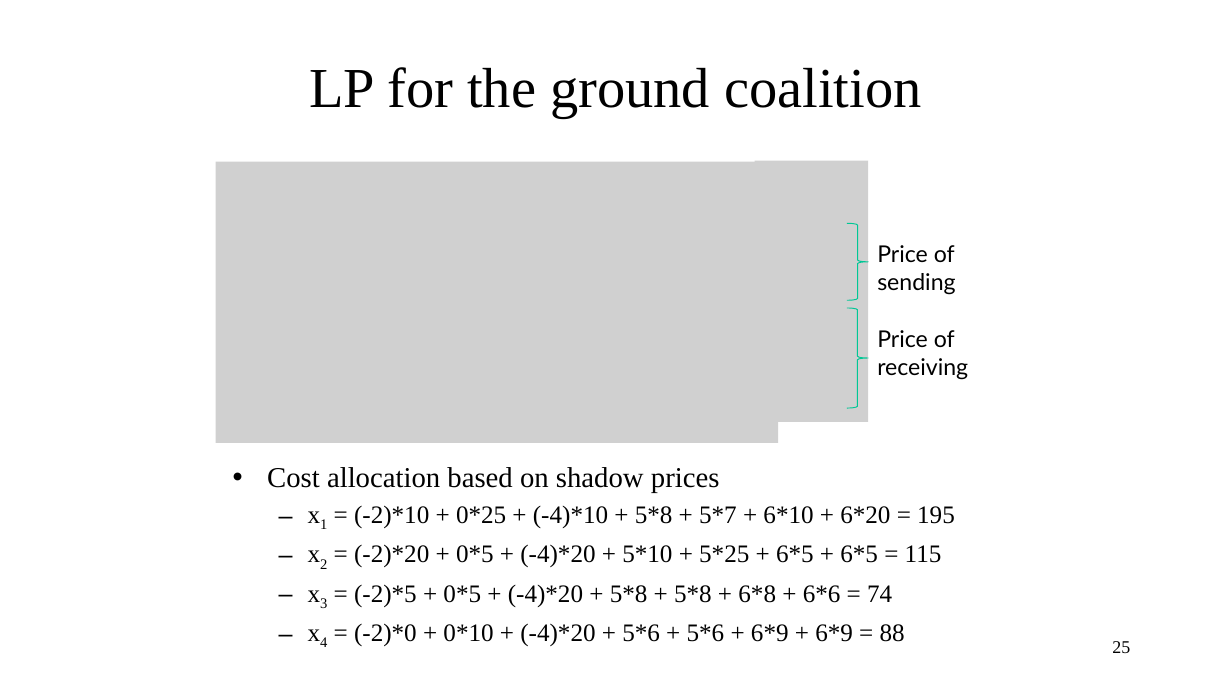
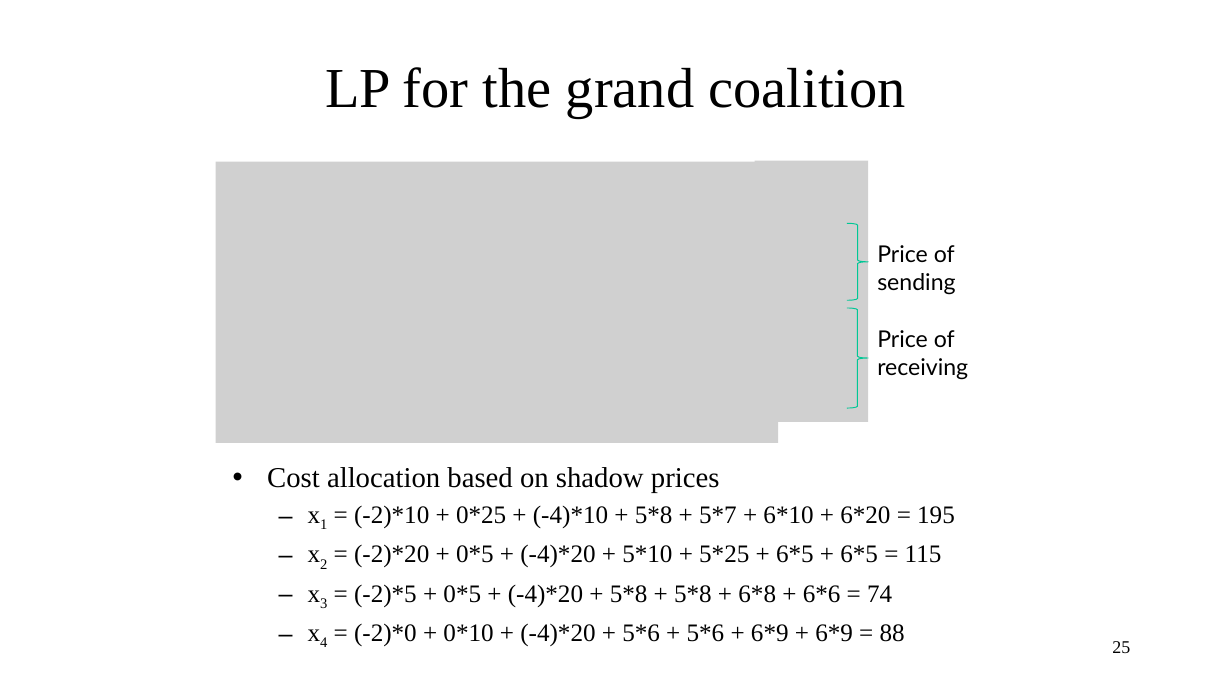
Before and after one commit to KaizynX/MySmallProjects, a slide deck: slide 25 of IEDA5230/PPT/5230_Lecture_4_2023.pptx. Drawn at 1232x693 pixels with LibreOffice and Linux fonts; fonts in the diff are those of the drawing; grey boxes stand for pictures. Boxes give left, top, right and bottom in pixels: in the first picture for what was removed or moved away, otherwise in the second. Text is boxed around its words. In the diff, an @@ line names an element or a change of style, - is before the commit and + after.

```diff
--- a/IEDA5230/PPT/5230_Lecture_4_2023.pptx
+++ b/IEDA5230/PPT/5230_Lecture_4_2023.pptx
@@ title at (x1=325, y1=67, x2=906, y2=118): text changed @@
-LP for the ground coalition
+LP for the grand coalition
```
Also in this commit, not shown: 1 other slide changed, 6 other files.
